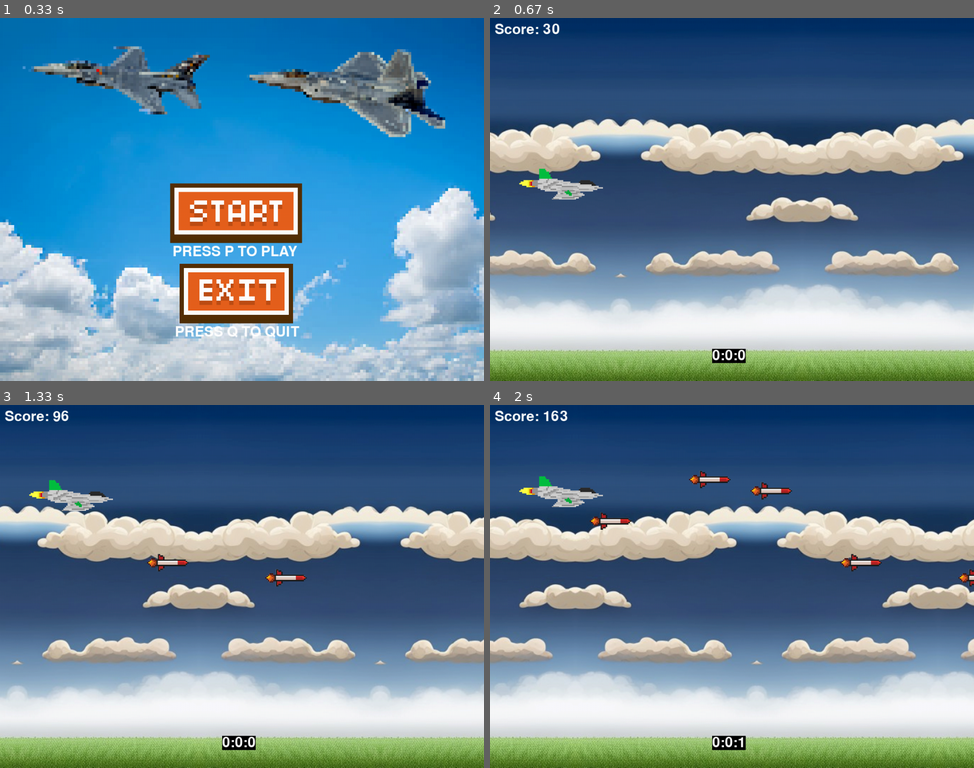
Above: before the commit, frames 1-4 (two rows, left to right).
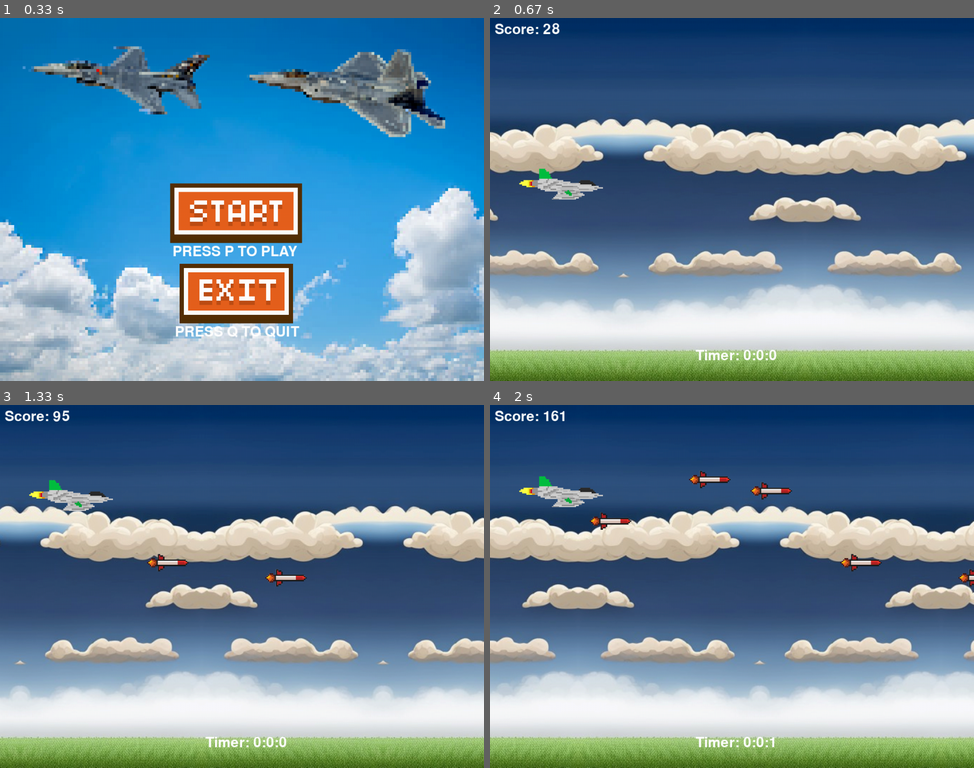
Above: after the commit, the same moments.

Repository: NezirNezirevic1054620/pygame_app
Game: pygame game, started from game.py
Two runs of this game, one before a commit and one after it. Both use one fixed random seed, a clock stepped at 60 frames per second and the inputs below.
Inputs:
- Up to frame 1 (0.33 s): no input
- Up to frame 2 (0.67 s): tap P at 0.33 s
- Up to frame 3 (1.33 s): tap Space at 0.67, 1.07 s; hold Up from 1 s (still down)
- Up to frame 4 (2 s): tap Space at 1.37, 1.57, 1.9 s; release Up at 1.47 s; hold Down 1.5-1.8 s; hold Up from 1.83 s (still down)

Frame 1 is identical in both runs. In frame 2, 3.7% of the frame differs, in the area x 0-100%, y 1-100%; in frame 3, 3.6%; in frame 4, 3.7%.

Commit message:
added timer class

Diff:
--- /dev/null
+++ b/classes/timer.py
@@ -0,0 +1,29 @@
+import pygame
+from classes.text import Text
+
+pygame.init()
+
+
+class Timer:
+    hours = 0
+    minutes = 0
+    seconds = 0
+
+    def __init__(self):
+        self.timer_text = f"Timer: {self.hours}:{self.minutes}:{self.seconds // 60}"
+
+    def initialize(self, canvas, text_color, x, y, GAME_SPEED, font):
+        clock = pygame.time.Clock()
+        while True:
+            clock.tick(GAME_SPEED)
+            self.seconds += 1
+            if self.seconds == 3600:
+                self.seconds = 0
+                self.minutes += 1
+            if self.minutes == 60:
+                self.minutes = 0
+                self.seconds = 0
+                self.hours += 1
+            text = Text(f"Timer: {self.hours}:{self.minutes}:{self.seconds // 60}", text_color, x, y)
+            text.draw(canvas)
+            break
--- a/screens/start_game_screen.py
+++ b/screens/start_game_screen.py
@@ -2,12 +2,12 @@
 import math
 import random
 
-from classes.bullet import Bullet
 from utils.game_sound import press_button_sound, game_over_sound
 from screens.game_over_screen import game_over_screen
 from screens.start_screen import start_screen
 from classes.player import Player
 from classes.json_controller import JsonController
+from classes.timer import Timer
 
 pygame.init()
 gravity = 0.1
@@ -34,8 +34,6 @@
 
 
 # functie om enemy te drawen
-
-
 def draw_enemy(canvas, enemy_x, enemy_y):
     canvas.blit(enemy_image, (enemy_x, enemy_y))
 
@@ -54,11 +52,6 @@
     enemy_spawn_timer = 0
 
     # Game loop
-    hours = 0
-    minutes = 0
-    seconds = 0
-    text = font.render(f"{hours}:{minutes}:{seconds}",
-                       True, (255, 255, 255), (0, 0, 0))
     clock = pygame.time.Clock()
     score = 0
     score_counter = font.render(f'Score: {score}', True, (255, 255, 255))
@@ -69,6 +62,7 @@
     player = Player(plane, 0.3)
     all_sprites.add(player)
     json = JsonController(score_json, "w")
+    timer = Timer()
 
     while run:
         clock.tick(GAME_SPEED)
@@ -84,24 +78,8 @@
         if abs(scroll) > background_width:
             scroll = 0
 
-        seconds += 1
-        # timer
-        if seconds == 3600:
-            seconds = 0
-            minutes += 1
-        if minutes == 60:
-            minutes = 0
-            seconds = 0
-            hours += 1
-
-        canvas.blit(text, (470, 700))
         canvas.blit(score_counter, (10, 10))
-        text = font.render(
-            f"{hours}:{minutes}:{seconds // 60}", True, (255,
-                                                         255, 255), (0, 0, 0)
-        )
-
-        # Score
+        timer.initialize(canvas=canvas, text_color=text_color, x=435, y=700, GAME_SPEED=GAME_SPEED, font=font)
         score += 100
         score_counter = font.render(
             f'Score: {score // 60}', True, (255, 255, 255))
